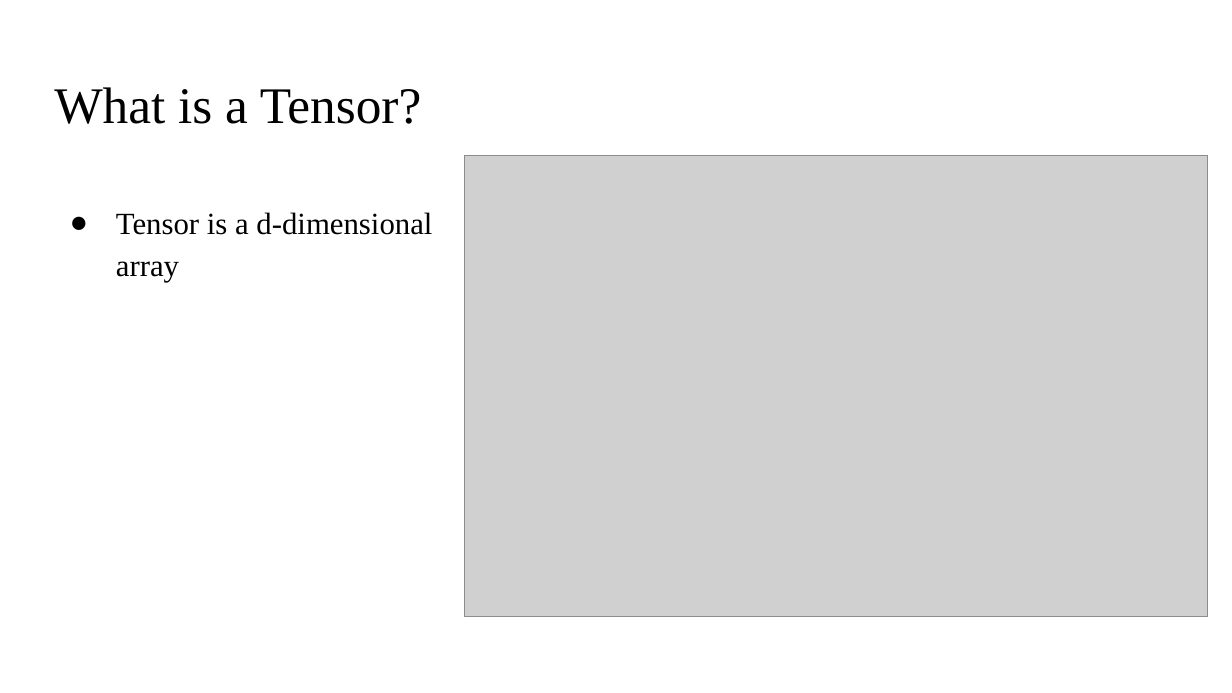
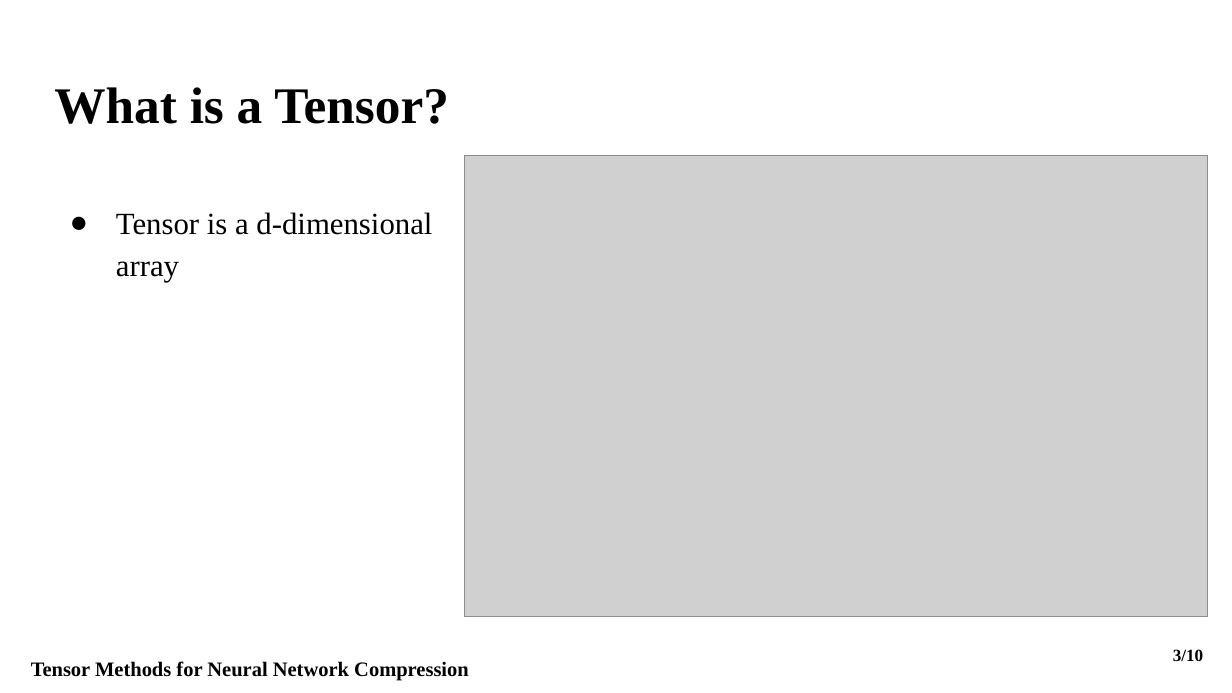
Before and after one commit to Fraunhofer-SCAI/canonical-cnn, a slide deck: slide 3 of Presentation/Fraunhofer_Presentation.pptx. Drawn at 1232x693 pixels with LibreOffice and Linux fonts; fonts in the diff are those of the drawing; grey boxes stand for pictures. Boxes give left, top, right and bottom in pixels: in the first picture for what was removed or moved away, otherwise in the second. Text is boxed around its words. In the diff, an @@ line names an element or a change of style, - is before the commit and + after.

```diff
--- a/Presentation/Fraunhofer_Presentation.pptx
+++ b/Presentation/Fraunhofer_Presentation.pptx
@@ title "What is a Tensor?" at [54,87,449,124]: bold on @@
@@ page number added at [1173,649,1203,661], 10 pt, text #000000, bold @@
+3/10
@@ text added at [31,661,469,681], 12 pt, text #000000, bold @@
+Tensor Methods for Neural Network Compression
```
Also in this commit, not shown: 3 other slides changed, 6 slides added, 1 other file.
